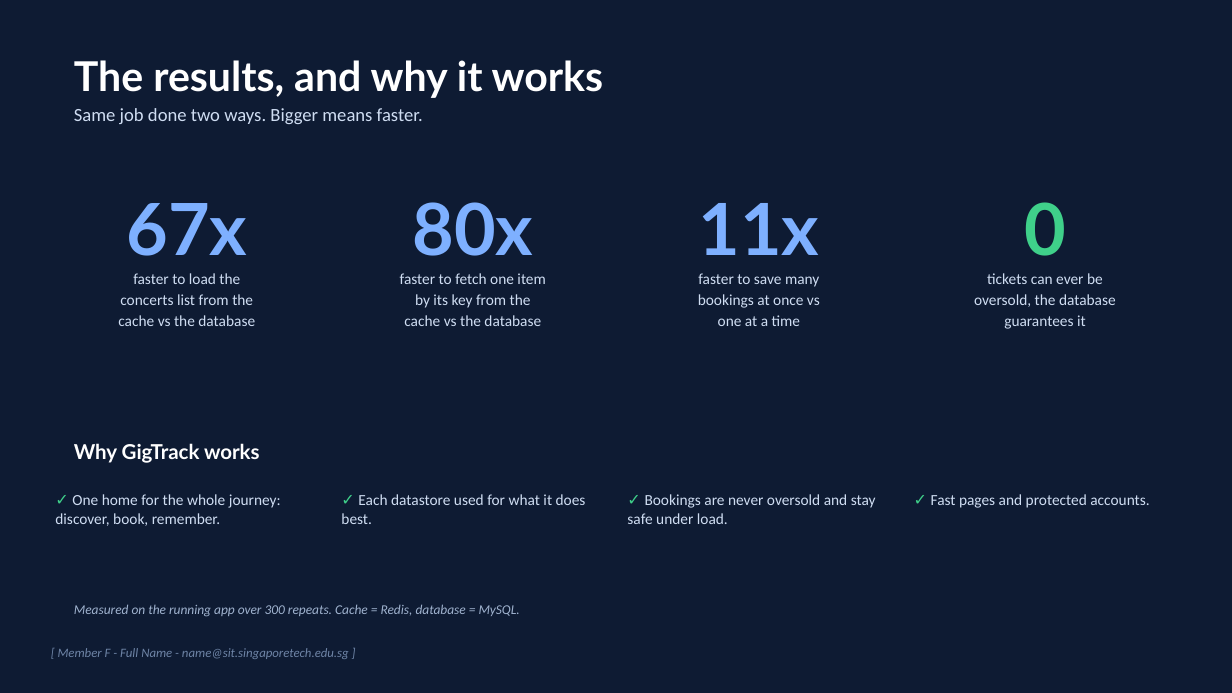
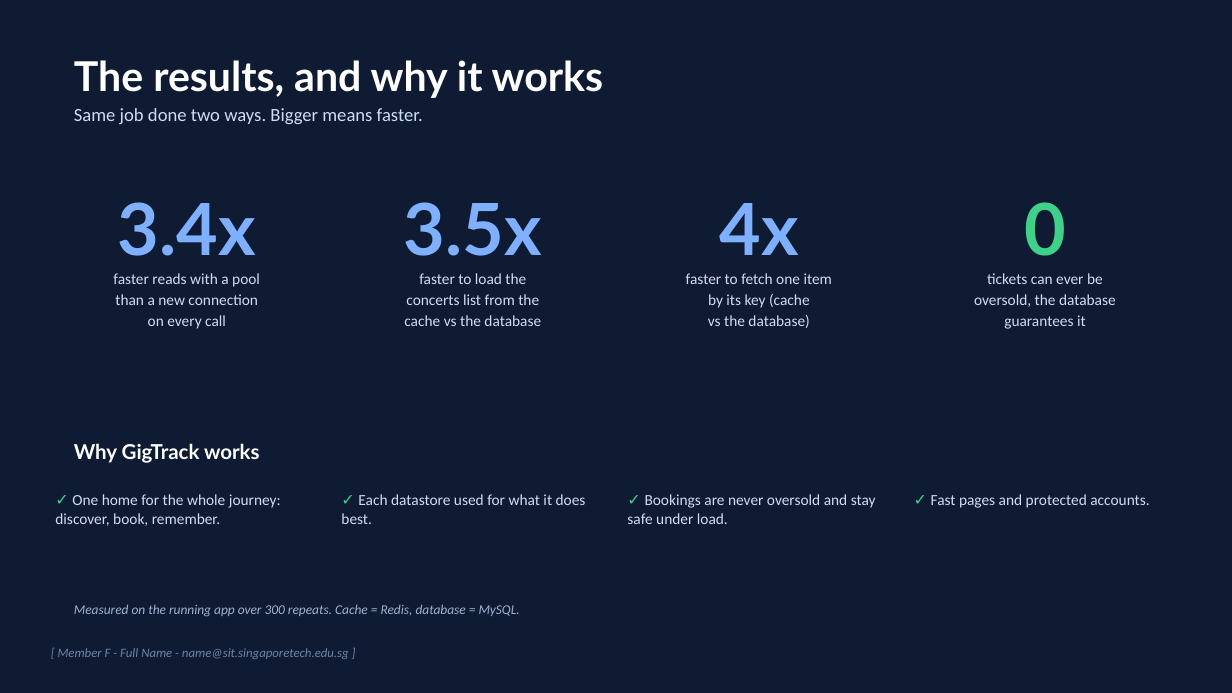
Before and after one commit to cthyuiii/GigTrack, a slide deck: slide 23 of GXX_Slides.pptx (slide 15 before the commit). Drawn at 1232x693 pixels with LibreOffice and Linux fonts; fonts in the diff are those of the drawing. Boxes give left, top, right and bottom in pixels: in the first picture for what was removed or moved away, otherwise in the second. Text is boxed around its words. In the diff, an @@ line names an element or a change of style, - is before the commit and + after.

Commit message:
Added connection pooling

```diff
--- a/GXX_Slides.pptx
+++ b/GXX_Slides.pptx
@@ text at box(118, 202, 256, 256): text changed @@
-67x
+3.4x
@@ text at box(404, 202, 542, 256): text changed @@
-80x
+3.5x
@@ text at box(719, 203, 798, 255): text changed @@
-11x
+4x
@@ text at box(113, 273, 260, 329): text changed @@
-faster to load the
-concerts list from the
-cache vs the database
+faster reads with a pool
+than a new connection
+on every call
@@ text at box(406, 273, 539, 305): text changed @@
-faster to fetch one item
-by its key from the
+faster to load the
+concerts list from the
@@ text at box(686, 273, 832, 328): text changed @@
-faster to save many
-bookings at once vs
-one at a time
+faster to fetch one item
+by its key (cache
+vs the database)
```
Also in this commit, not shown: 3 other slides changed, 9 slides added, 1 slide removed, 18 other files.
